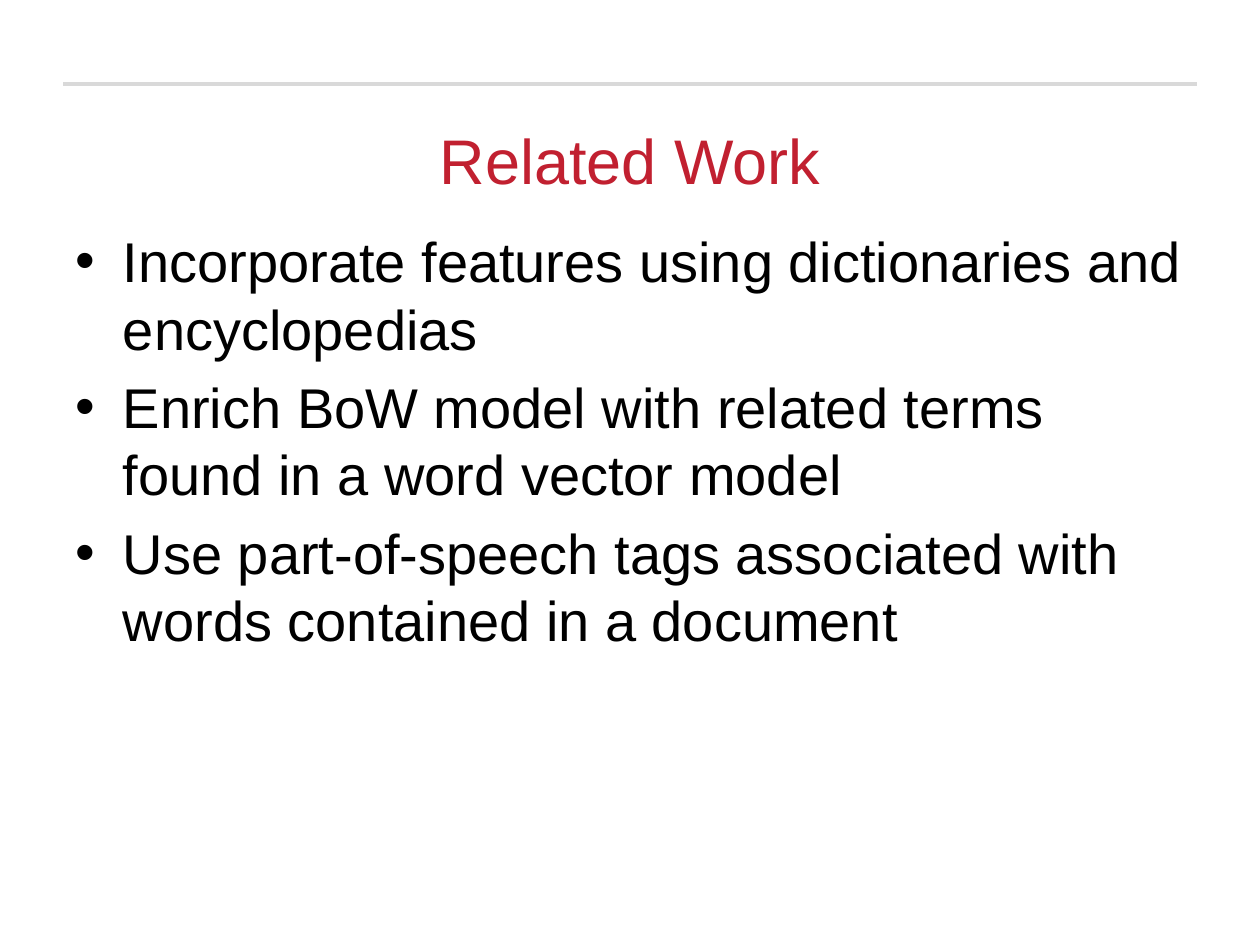
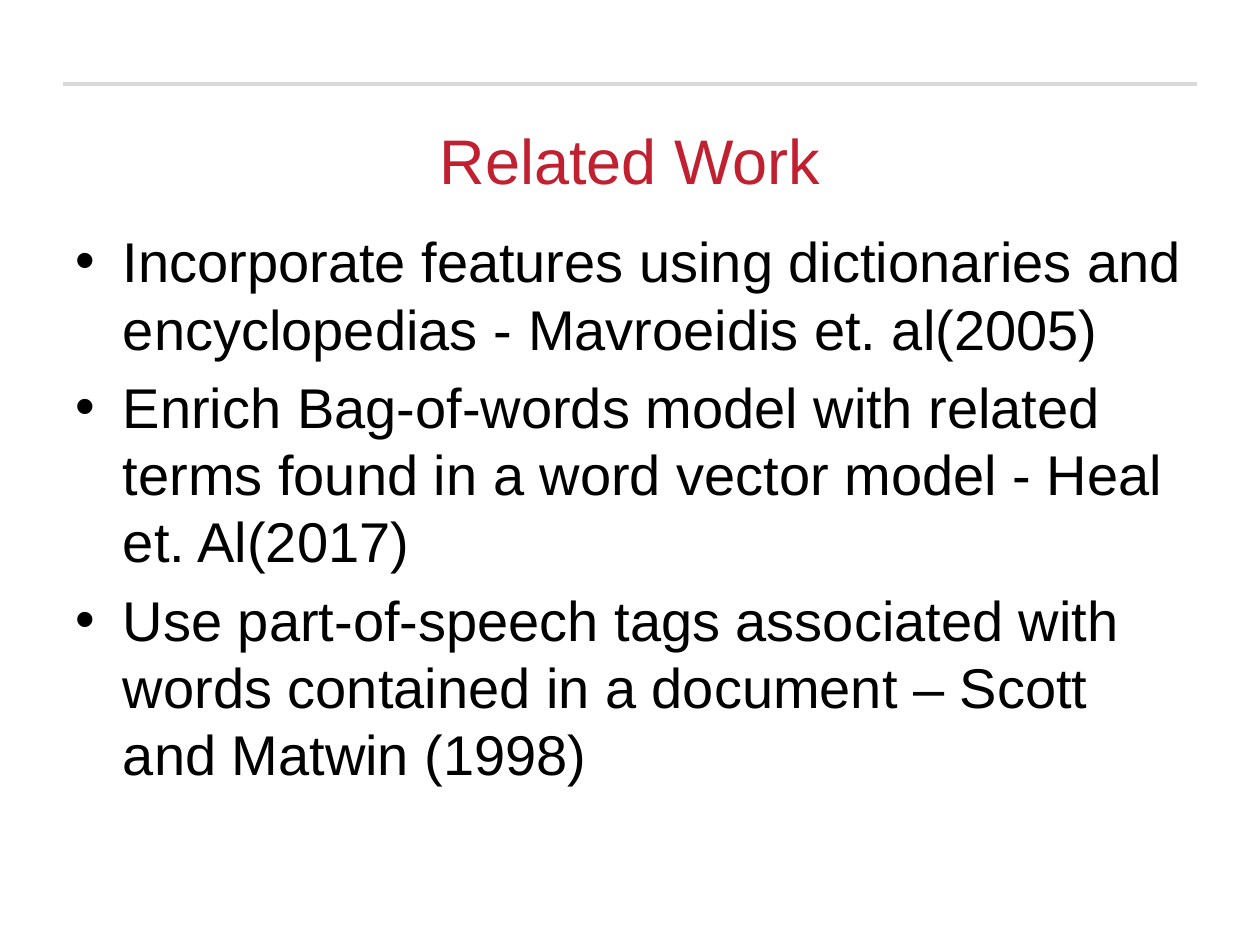
Before and after one commit to RamkishanPanthena/Thesis, a slide deck: slide 42 of defense.pptx (slide 32 before the commit). Drawn at 1260x945 pixels with LibreOffice and Linux fonts; fonts in the diff are those of the drawing; background and template pictures are left out. Boxes give left, top, right and bottom in pixels: in the first picture for what was removed or moved away, otherwise in the second. Text is boxed around its words. In the diff, an @@ line names an element or a change of style, - is before the commit and + after.

Commit message:
updated ppt

```diff
--- a/defense.pptx
+++ b/defense.pptx
@@ text at (123,241,1180,786): text changed @@
-• Incorporate features using dictionaries and encyclopedias
-• Enrich BoW model with related terms found in a word vector model
-• Use part-of-speech tags associated with words contained in a document
+• Incorporate features using dictionaries and encyclopedias - Mavroeidis et. al(2005)
+• Enrich Bag-of-words model with related terms found in a word vector model - Heal et. Al(2017)
+• Use part-of-speech tags associated with words contained in a document – Scott and Matwin (1998)
```
Also in this commit, not shown: 15 other slides changed, 10 slides added, 1 slide removed.
